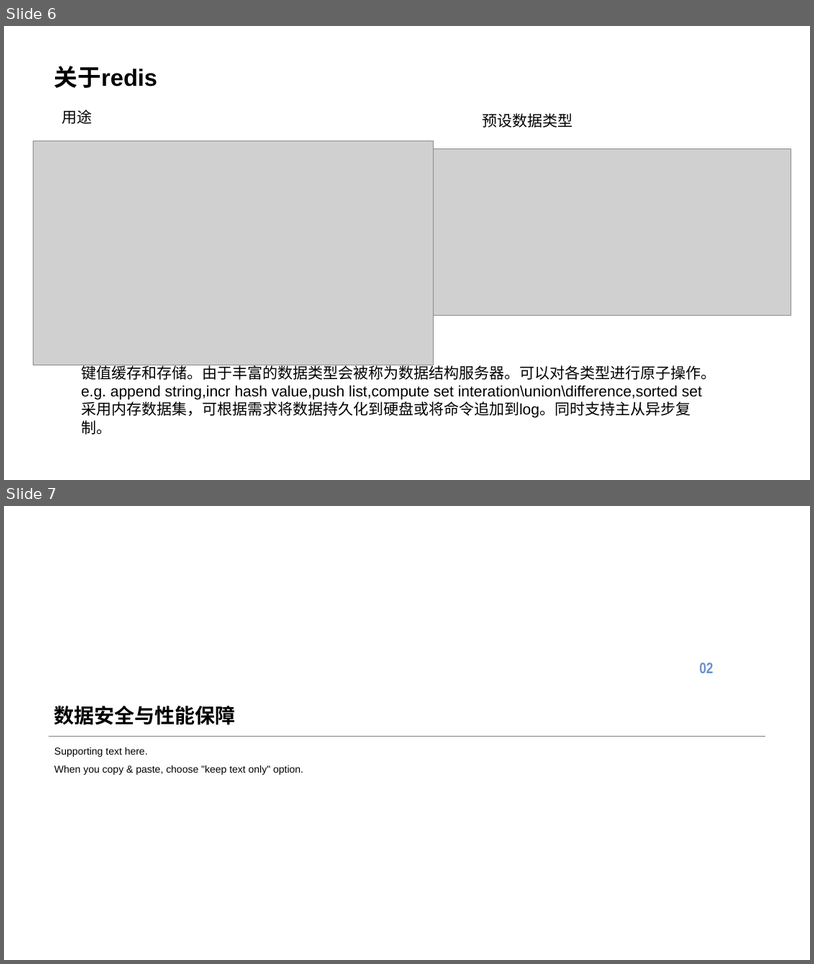
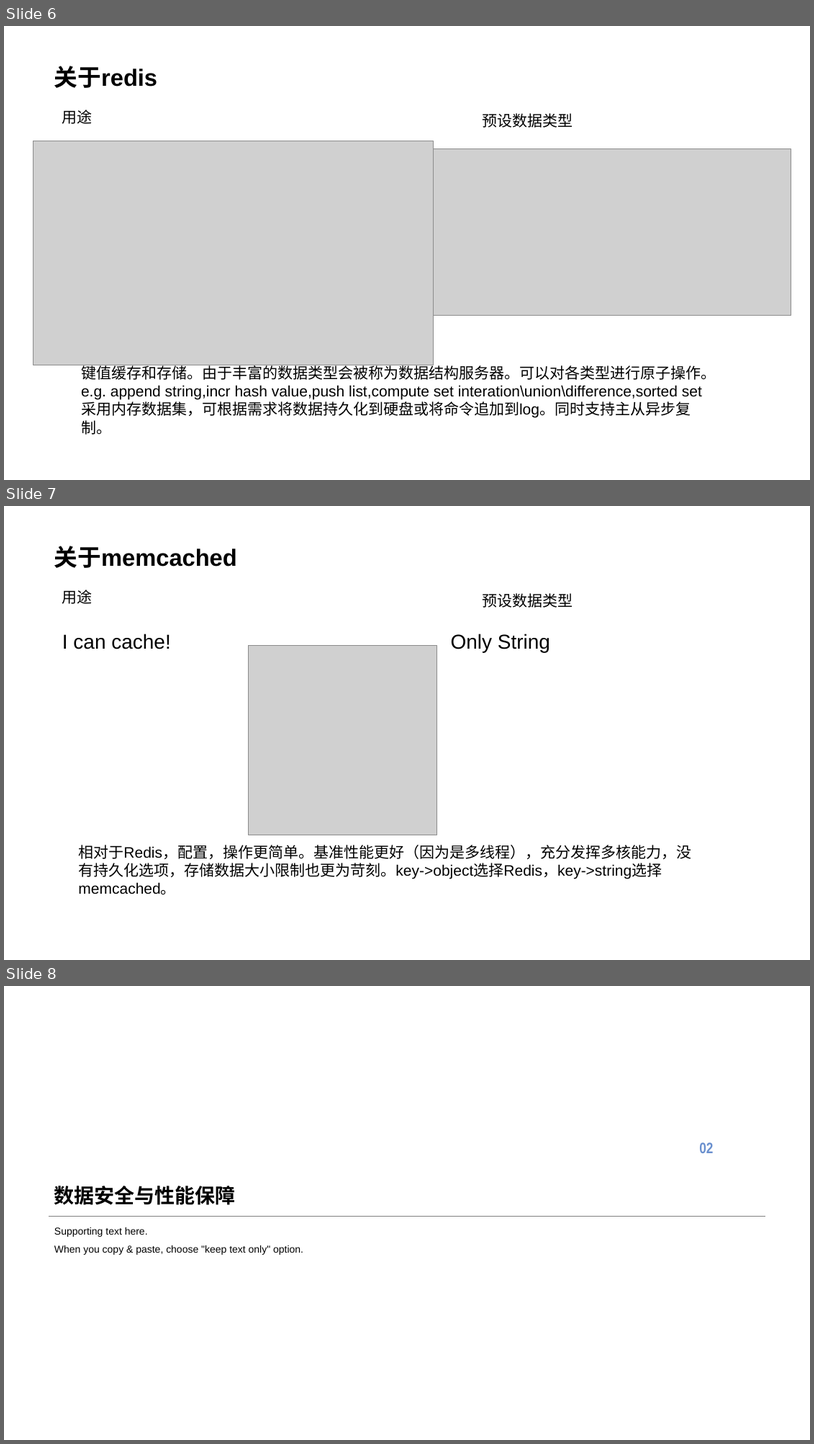
Before and after one commit to SoaringPhoenix/a-few-files, a slide deck: redis&memcached.pptx. Shown one above the other, each under a label of ours: slides 6 and 7 before the commit, slides 6, 7 and 8 after it. The pictures are 814x964 and 814x1444 pixels, drawn with LibreOffice and Linux fonts; fonts in the diff are those of the drawing; grey boxes stand for pictures; background and template pictures are left out. Boxes give left, top, right and bottom in pixels: in the first picture for what was removed or moved away, otherwise in the second. Text is boxed around its words. In the diff, an @@ line names an element or a change of style, - is before the commit and + after.

```diff
--- a/redis&memcached.pptx
+++ b/redis&memcached.pptx
@@ slide 7 added at (x1=4, y1=506, x2=810, y2=960), background #FFFFFF @@
@@ title added at (x1=54, y1=546, x2=237, y2=568), 28 pt, text #000000, bold @@
+关于memcached
@@ text added at (x1=62, y1=590, x2=93, y2=604), 18 pt, text #000000 @@
+用途
@@ text added at (x1=483, y1=593, x2=574, y2=608), 18 pt, text #000000 @@
+预设数据类型
@@ text added at (x1=62, y1=633, x2=170, y2=649), 24 pt, text #000000 @@
+I can cache!
@@ text added at (x1=451, y1=633, x2=550, y2=652), 24 pt, text #000000 @@
+Only String
@@ picture added at (x1=248, y1=646, x2=437, y2=834) @@
@@ text added at (x1=78, y1=844, x2=692, y2=895), 18 pt, text #000000 @@
+相对于Redis，配置，操作更简单。基准性能更好（因为是多线程），充分发挥多核能力，没有持久化选项，存储数据大小限制也更为苛刻。key->object选择Redis，key->string选择memcached。
@@ what was slide 7 is now slide 8 @@
```
Also in this commit, not shown: 6 slides changed, 1 other slide added.
